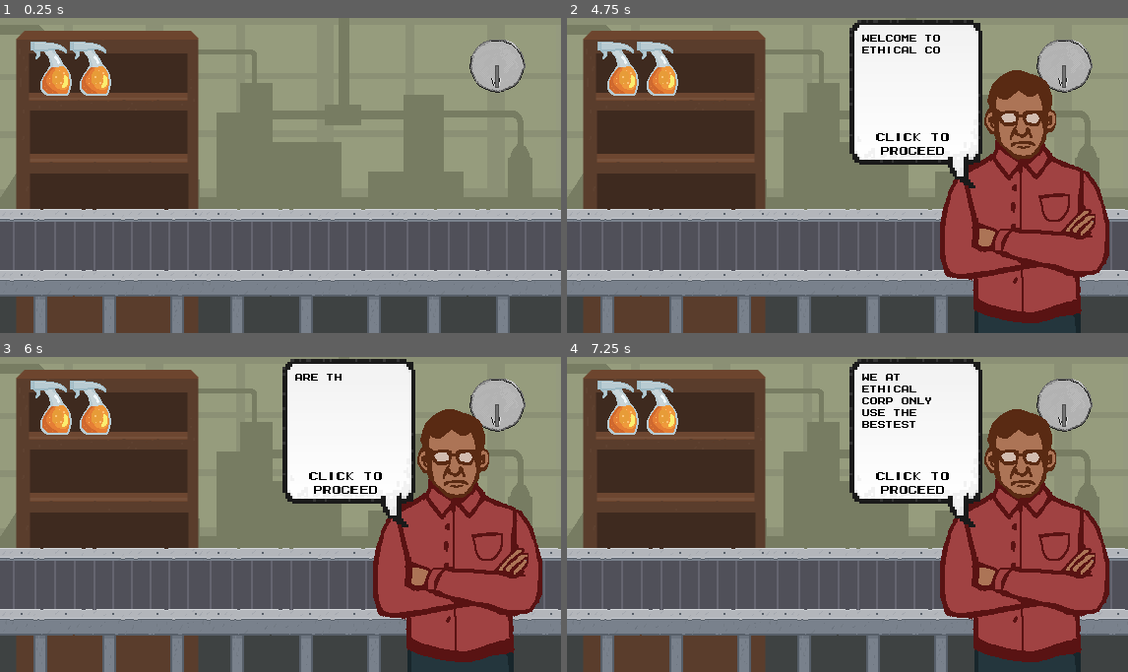
Above: before the commit, frames 1-4 (two rows, left to right).
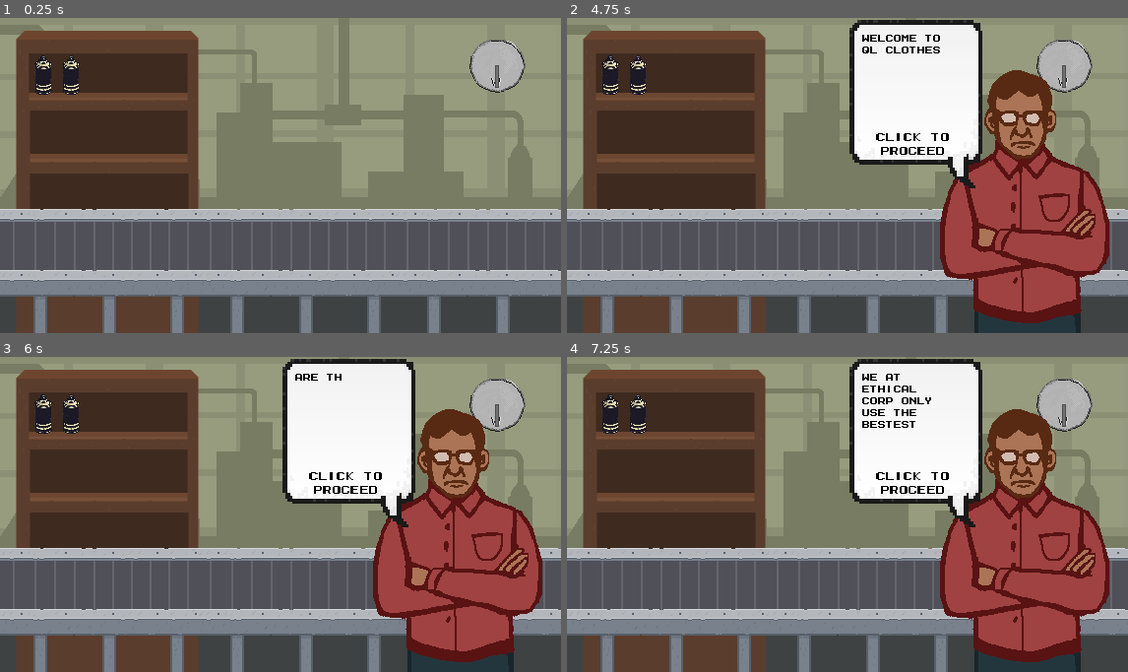
Above: after the commit, the same moments.

Repository: B1nus/chemicals-please
Game: Godot game, scene res://scenes/main.tscn
The game is run twice, just before and just after one commit, with the same random seed, the same clock (stepped at 60 frames per second) and the same inputs.
Inputs (mouse positions are in pixels of both pictures, inside the frame that each line leads up to):
- Up to frame 1 (0.25 s): no input
- Up to frame 2 (4.75 s): tap Enter at 0.5, 4.25 s; move the mouse to (673, 131) at 0.52 s; press the mouse at (673, 131) at 0.53 s; move the mouse to (735, 191) at 1.27 s; release the mouse at (735, 191) at 1.28 s; click (735, 191) at 1.35 s; move the mouse to (903, 106) at 2.02 s; press the mouse at (903, 106) at 2.03 s; move the mouse to (819, 238) at 2.77 s; release the mouse at (819, 238) at 2.78 s; click (819, 238) at 2.85 s; move the mouse to (1015, 222) at 3.52 s; press the mouse at (1015, 222) at 3.53 s; move the mouse to (679, 128) at 4.27 s; release the mouse at (679, 128) at 4.28 s; click (679, 128) at 4.35 s
- Up to frame 3 (6 s): tap Enter at 5, 5.75 s; move the mouse to (308, 514) at 5.02 s; press the mouse at (308, 514) at 5.03 s; move the mouse to (196, 435) at 5.77 s; release the mouse at (196, 435) at 5.78 s; click (196, 435) at 5.85 s
- Up to frame 4 (7.25 s): tap Enter at 6.5 s; move the mouse to (970, 498) at 6.52 s; press the mouse at (970, 498) at 6.53 s

The runs differ from the first frame. In frame 1, 1.8% of the frame differs, in the area x 5-20%, y 7-25%; in frame 2, 1.9%, in the area x 5-67%, y 7-25%; in frame 3, 1.8%; in frame 4, 1.8%.

Commit message:
news paper

Diff:
--- a/scenes/paper_scene.tscn
+++ b/scenes/paper_scene.tscn
@@ -1,6 +1,7 @@
-[gd_scene load_steps=7 format=3 uid="uid://esp3sh2kg77s"]
+[gd_scene load_steps=8 format=3 uid="uid://esp3sh2kg77s"]
 
 [ext_resource type="Script" uid="uid://fynfvi5mmk8t" path="res://scripts/paper_scene.gd" id="1_1g4or"]
+[ext_resource type="Texture2D" uid="uid://dr5h4ujte05a4" path="res://assets/textures/Background Empty.PNG" id="1_ya0lg"]
 [ext_resource type="FontFile" uid="uid://bhww5xieogvy" path="res://assets/font/MegamaxJonathanToo-YqOq2.ttf" id="2_rpnwd"]
 [ext_resource type="PackedScene" uid="uid://c78dbrwfc2igx" path="res://scenes/button.tscn" id="2_uuq48"]
 
@@ -9,26 +10,14 @@
 tracks/0/type = "value"
 tracks/0/imported = false
 tracks/0/enabled = true
-tracks/0/path = NodePath(".:color")
+tracks/0/path = NodePath(".:modulate")
 tracks/0/interp = 1
 tracks/0/loop_wrap = true
 tracks/0/keys = {
 "times": PackedFloat32Array(0),
 "transitions": PackedFloat32Array(1),
 "update": 0,
-"values": [Color(0, 0, 0, 0)]
-}
-tracks/1/type = "value"
-tracks/1/imported = false
-tracks/1/enabled = true
-tracks/1/path = NodePath("VBoxContainer:modulate")
-tracks/1/interp = 1
-tracks/1/loop_wrap = true
-tracks/1/keys = {
-"times": PackedFloat32Array(0),
-"transitions": PackedFloat32Array(1),
-"update": 0,
-"values": [Color(0, 0, 0, 0)]
+"values": [Color(1, 1, 1, 1)]
 }
 
 [sub_resource type="Animation" id="Animation_7g22y"]
@@ -36,26 +25,14 @@
 tracks/0/type = "value"
 tracks/0/imported = false
 tracks/0/enabled = true
-tracks/0/path = NodePath(".:color")
+tracks/0/path = NodePath(".:modulate")
 tracks/0/interp = 1
 tracks/0/loop_wrap = true
 tracks/0/keys = {
-"times": PackedFloat32Array(0, 1),
+"times": PackedFloat32Array(0.0333333, 1),
 "transitions": PackedFloat32Array(1, 1),
 "update": 0,
-"values": [Color(0, 0, 0, 0), Color(0, 0, 0, 1)]
-}
-tracks/1/type = "value"
-tracks/1/imported = false
-tracks/1/enabled = true
-tracks/1/path = NodePath("VBoxContainer:modulate")
-tracks/1/interp = 1
-tracks/1/loop_wrap = true
-tracks/1/keys = {
-"times": PackedFloat32Array(0, 1),
-"transitions": PackedFloat32Array(1, 1),
-"update": 0,
-"values": [Color(0, 0, 0, 0), Color(1, 1, 1, 1)]
+"values": [Color(1, 1, 1, 0), Color(1, 1, 1, 1)]
 }
 
 [sub_resource type="AnimationLibrary" id="AnimationLibrary_c28eh"]
@@ -64,58 +41,75 @@
 &"fade": SubResource("Animation_7g22y")
 }
 
-[node name="PaperScene" type="ColorRect"]
+[node name="PaperScene" type="TextureRect"]
+texture_filter = 1
 anchors_preset = 15
 anchor_right = 1.0
 anchor_bottom = 1.0
 grow_horizontal = 2
 grow_vertical = 2
 mouse_filter = 2
-color = Color(0, 0, 0, 0)
+texture = ExtResource("1_ya0lg")
 script = ExtResource("1_1g4or")
 
-[node name="VBoxContainer" type="VBoxContainer" parent="."]
-modulate = Color(0, 0, 0, 0)
-custom_minimum_size = Vector2(300, 0)
-layout_mode = 1
-anchors_preset = 8
-anchor_left = 0.5
-anchor_top = 0.5
-anchor_right = 0.5
-anchor_bottom = 0.5
-offset_left = -100.0
-offset_top = -65.0
-offset_right = 100.0
-offset_bottom = 65.0
-grow_horizontal = 2
-grow_vertical = 2
-alignment = 1
-
-[node name="Header" type="RichTextLabel" parent="VBoxContainer"]
+[node name="Header2" type="RichTextLabel" parent="."]
+modulate = Color(0.26467, 0.166225, 0.0683703, 1)
 texture_filter = 1
 layout_mode = 2
+offset_left = 39.0
+offset_top = 55.0
+offset_right = 526.0
+offset_bottom = 89.0
+size_flags_vertical = 3
+theme_override_fonts/normal_font = ExtResource("2_rpnwd")
+theme_override_font_sizes/normal_font_size = 33
+text = "CITY NEWS"
+fit_content = true
+horizontal_alignment = 1
+
+[node name="Header" type="RichTextLabel" parent="."]
+modulate = Color(0.111197, 0.111197, 0.111197, 1)
+texture_filter = 1
+layout_mode = 2
+offset_left = 39.0
+offset_top = 140.0
+offset_right = 546.0
+offset_bottom = 169.0
 size_flags_vertical = 3
 theme_override_fonts/normal_font = ExtResource("2_rpnwd")
 theme_override_font_sizes/normal_font_size = 22
 text = "Hello"
 fit_content = true
-horizontal_alignment = 1
 
-[node name="Content" type="RichTextLabel" parent="VBoxContainer"]
+[node name="Content" type="RichTextLabel" parent="."]
+modulate = Color(0.317527, 0.261528, 0.166017, 1)
 texture_filter = 1
 layout_mode = 2
+offset_left = 242.0
+offset_top = 168.0
+offset_right = 542.0
+offset_bottom = 304.0
 theme_override_fonts/normal_font = ExtResource("2_rpnwd")
 theme_override_font_sizes/normal_font_size = 11
 text = "Hello"
 fit_content = true
 
-[node name="TextureButton" parent="VBoxContainer" instance=ExtResource("2_uuq48")]
+[node name="TextureButton" parent="." instance=ExtResource("2_uuq48")]
 texture_filter = 1
 layout_mode = 2
+anchors_preset = 0
+anchor_left = 0.0
+anchor_top = 0.0
+anchor_right = 0.0
+anchor_bottom = 0.0
+offset_left = 482.0
+offset_top = 252.0
+offset_right = 546.0
+offset_bottom = 316.0
 
 [node name="AnimationPlayer" type="AnimationPlayer" parent="."]
 libraries = {
 &"": SubResource("AnimationLibrary_c28eh")
 }
 
-[connection signal="pressed" from="VBoxContainer/TextureButton" to="." method="_on_texture_button_pressed"]
+[connection signal="pressed" from="TextureButton" to="." method="_on_texture_button_pressed"]
--- a/scenes/shelf.tscn
+++ b/scenes/shelf.tscn
@@ -1,8 +1,12 @@
-[gd_scene load_steps=5 format=3 uid="uid://bxss76xputipd"]
+[gd_scene load_steps=9 format=3 uid="uid://bxss76xputipd"]
 
 [ext_resource type="Script" uid="uid://c17s6fi10bqm8" path="res://scripts/shelf.gd" id="1_00mi8"]
 [ext_resource type="Texture2D" uid="uid://dewijpyuo86hs" path="res://assets/textures/shelf.png" id="2_00mi8"]
 [ext_resource type="PackedScene" uid="uid://c0pu61plgeknt" path="res://scenes/spray_bottle.tscn" id="2_xj574"]
+[ext_resource type="Texture2D" uid="uid://deorblv5odso6" path="res://assets/textures/Blue unpressed.png" id="4_7q781"]
+[ext_resource type="Texture2D" uid="uid://dk4oxof3ccnae" path="res://assets/textures/Blue pressed.png" id="5_tw82s"]
+[ext_resource type="Texture2D" uid="uid://dk2jx4oxj78ks" path="res://assets/textures/Brown unpressed.png" id="6_oyalq"]
+[ext_resource type="Texture2D" uid="uid://6negj45uv3ir" path="res://assets/textures/Brown pressed.png" id="7_jrn4c"]
 
 [sub_resource type="RectangleShape2D" id="RectangleShape2D_viw0s"]
 size = Vector2(171, 182)
@@ -14,16 +18,36 @@
 texture = ExtResource("2_00mi8")
 
 [node name="SprayBottle" parent="." instance=ExtResource("2_xj574")]
-position = Vector2(-14, -115)
+position = Vector2(-36, -108)
 
 [node name="SprayBottle2" parent="." instance=ExtResource("2_xj574")]
-position = Vector2(-54, -115)
+position = Vector2(-64, -108)
+chemical = 1
+idle_image = ExtResource("4_7q781")
+spray_image = ExtResource("5_tw82s")
+
+[node name="SprayBottle3" parent="." instance=ExtResource("2_xj574")]
+position = Vector2(-64, -108)
+chemical = 1
+idle_image = ExtResource("6_oyalq")
+spray_image = ExtResource("7_jrn4c")
+
+[node name="SprayBottle4" parent="." instance=ExtResource("2_xj574")]
+position = Vector2(-64, -108)
+chemical = 1
+
+[node name="SprayBottle5" parent="." instance=ExtResource("2_xj574")]
+position = Vector2(-64, -108)
+chemical = 1
+
+[node name="SprayBottle6" parent="." instance=ExtResource("2_xj574")]
+position = Vector2(-64, -108)
 chemical = 1
 
 [node name="Area2D" type="Area2D" parent="."]
 
 [node name="CollisionShape2D" type="CollisionShape2D" parent="Area2D"]
-position = Vector2(1, -50)
+position = Vector2(1, -49)
 shape = SubResource("RectangleShape2D_viw0s")
 
 [connection signal="mouse_entered" from="Area2D" to="." method="_on_area_2d_mouse_entered"]
--- a/scenes/spray_bottle.tscn
+++ b/scenes/spray_bottle.tscn
@@ -1,13 +1,14 @@
-[gd_scene load_steps=5 format=3 uid="uid://c0pu61plgeknt"]
+[gd_scene load_steps=6 format=3 uid="uid://c0pu61plgeknt"]
 
 [ext_resource type="Shader" uid="uid://bkia0f7aprcom" path="res://scripts/outline.gdshader" id="1_8tg7d"]
 [ext_resource type="Script" uid="uid://chypjcr7jrfho" path="res://scripts/spray_bottle.gd" id="1_eg0il"]
-[ext_resource type="Texture2D" uid="uid://bpw6p3thn6fu5" path="res://assets/textures/spraybottle_orange.png" id="3_yk2qn"]
+[ext_resource type="Texture2D" uid="uid://csl22aa7xqr5j" path="res://assets/textures/Black unpressed.png" id="3_8tg7d"]
+[ext_resource type="Texture2D" uid="uid://gkv0h8mj2imy" path="res://assets/textures/Black pressed.png" id="4_yk2qn"]
 
 [sub_resource type="ShaderMaterial" id="ShaderMaterial_yk2qn"]
 shader = ExtResource("1_8tg7d")
 shader_parameter/color = Color(1, 1, 1, 1)
-shader_parameter/width = 1.0
+shader_parameter/width = 8.0
 shader_parameter/pattern = 1
 shader_parameter/inside = false
 shader_parameter/add_margins = true
@@ -16,13 +17,16 @@
 texture_filter = 1
 material = SubResource("ShaderMaterial_yk2qn")
 script = ExtResource("1_eg0il")
-idle_image = ExtResource("3_yk2qn")
-spray_image = ExtResource("3_yk2qn")
+idle_image = ExtResource("3_8tg7d")
+spray_image = ExtResource("4_yk2qn")
 
 [node name="Sprite2D" type="Sprite2D" parent="."]
+texture_filter = 1
 use_parent_material = true
+scale = Vector2(0.2, 0.2)
+texture = ExtResource("4_yk2qn")
 
 [node name="AnimationPlayer" type="AnimationPlayer" parent="."]
 
 [node name="CloudSpawner" type="Marker2D" parent="."]
-position = Vector2(-11, -23)
+position = Vector2(-3, -25)
--- a/scenes/spraycloud.tscn
+++ b/scenes/spraycloud.tscn
@@ -16,6 +16,7 @@
 [node name="CPUParticles2D" type="CPUParticles2D" parent="."]
 texture_filter = 1
 material = SubResource("CanvasItemMaterial_a5ji5")
+scale = Vector2(2, 2)
 emitting = false
 amount = 32
 texture = ExtResource("1_64843")
@@ -31,6 +32,7 @@
 initial_velocity_min = 40.0
 initial_velocity_max = 250.0
 damping_max = 0.1
+scale_amount_max = 2.0
 anim_speed_min = 0.8
 anim_speed_max = 1.2
 anim_offset_min = 0.1
--- a/scripts/boss.gd
+++ b/scripts/boss.gd
@@ -4,7 +4,7 @@
 
 const texts: Array[String] = [
 	"Ahh, you're new here.",
-	"Welcome to Ethical Corp.",
+	"Welcome to QL Clothes.",
 	"Just spray the clothes with the chemicals",
 	"Are the chemicals bad? Of course not",
 	"We at Ethical Corp only use the bestest of chemicals",
@@ -35,4 +35,5 @@
 	if text_id >= texts.size():
 		$TextureRect2.hide()
 		$RichTextLabel.hide()
+		$"boss-walk".play()
 		start.emit()
--- a/scripts/global.gd
+++ b/scripts/global.gd
@@ -8,19 +8,34 @@
 var paper_scene_on: bool = false
 
 
-const bad_value_map: Dictionary[Chemical, float] = {
-	Chemical.PFAS: 0.1,
-	Chemical.BEEWAX: 0.0,
-}
+const bad_value_map: Array[float] = [
+	0.05,
+	0.0,
+	1.0,
+	0.2,
+	5.0,
+	0.5,
+	0.1,
+]
 
 
-const color_shift_map: Dictionary[Chemical, Vector3] = {
-	Chemical.PFAS: Vector3(0.1,0,0),
-	Chemical.BEEWAX: Vector3(0,0.05,0.05),
-}
+const color_shift_map: Array[Vector3] = [
+	Vector3(0.1,0,0),
+	Vector3(0,0.05,0.05),
+	Vector3(0.1, 0.1, 0.1),
+	Vector3(0.1, 0.1, 0.1),
+	Vector3(0.1, 0.1, 0.1),
+	Vector3(0.1, 0.1, 0.1),
+	Vector3(0.1, 0.1, 0.1),
+]
 
 
 enum Chemical {
-	PFAS,
-	BEEWAX,
+	BLACK,
+	BLUE,
+	BROWN,
+	GREEN,
+	ORANGE,
+	RED,
+	YELLOW,
 }
--- a/scripts/paper_scene.gd
+++ b/scripts/paper_scene.gd
@@ -1,5 +1,5 @@
 class_name PaperScene
-extends ColorRect
+extends Control
 
 
 signal restart
@@ -46,11 +46,11 @@
 	print(Global.did_nothing, Global.bad_value)
 	var id = min(ceil(Global.bad_value), texts.size() - 1)
 	if Global.did_nothing:
-		$VBoxContainer/Header.text = nothing_text[0]
-		$VBoxContainer/Content.text = nothing_text[1]
+		$Header.text = nothing_text[0]
+		$Content.text = nothing_text[1]
 	else:
-		$VBoxContainer/Header.text = texts[id][0]
-		$VBoxContainer/Content.text = texts[id][1]
+		$Header.text = texts[id][0]
+		$Content.text = texts[id][1]
 	show()
 
 
@@ -58,7 +58,7 @@
 	Global.paper_scene_on = on
 	if on:
 		Input.set_mouse_mode(Input.MOUSE_MODE_VISIBLE)
-	$VBoxContainer/TextureButton.disabled = not on
+	$TextureButton.disabled = not on
 
 
 func _on_texture_button_pressed() -> void:
--- a/scripts/spray_bottle.gd
+++ b/scripts/spray_bottle.gd
@@ -5,8 +5,7 @@
 @onready var cloud_spawner = $CloudSpawner
 @export var chemical: Global.Chemical
 @onready var shelf_position = global_position
-const click_distance: float = 30.0
-@export var offset: Vector2 = Vector2(5, 5)
+const click_distance: Vector2 = Vector2(15, 20)
 @export var idle_image: Texture
 @export var spray_image: Texture
 
@@ -15,17 +14,21 @@
 	$Sprite2D.use_parent_material = false
 	$Sprite2D.texture = idle_image
 	if Global.chemical == chemical:
+		$Sprite2D.scale = Vector2(0.2, 0.2)
 		Input.set_mouse_mode(Input.MOUSE_MODE_HIDDEN)
 		z_index = 1
-		global_position = get_global_mouse_position() + offset
+		global_position = get_global_mouse_position()
 		if Input.is_action_just_pressed("click") and not Global.hovering_shelf:
 			cloud_spawner.add_child(spray_cloud.instantiate())
 		if Input.is_action_pressed("click") and not Global.hovering_shelf:
 			$Sprite2D.texture = spray_image
 	else:
+		$Sprite2D.scale = Vector2(0.125, 0.125)
 		z_index = 0
 		global_position = shelf_position
-		if global_position.distance_to(get_global_mouse_position()) < click_distance:
+		var dist_x = abs(global_position.x - get_global_mouse_position().x)
+		var dist_y = abs(global_position.y - get_global_mouse_position().y)
+		if dist_x < click_distance.x and dist_y < click_distance.y:
 			$Sprite2D.use_parent_material = true
 			if Input.is_action_just_pressed("click") and not Global.paper_scene_on:
 				Global.chemical = chemical
Not shown, added: export_presets.cfg
